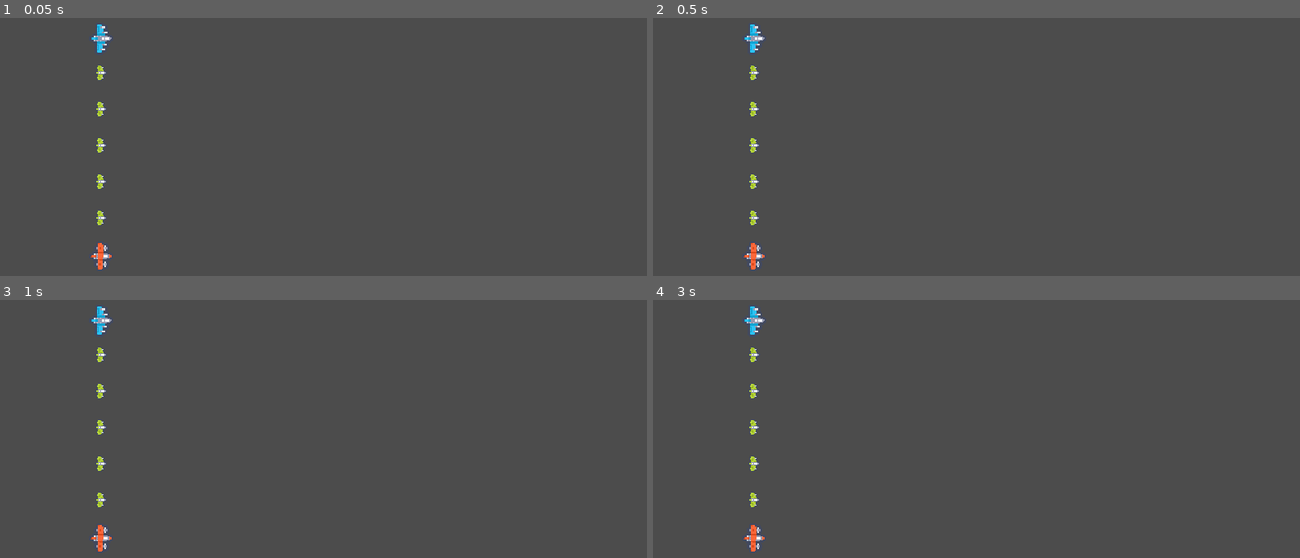
Above: before the commit, frames 1-4 (two rows, left to right).
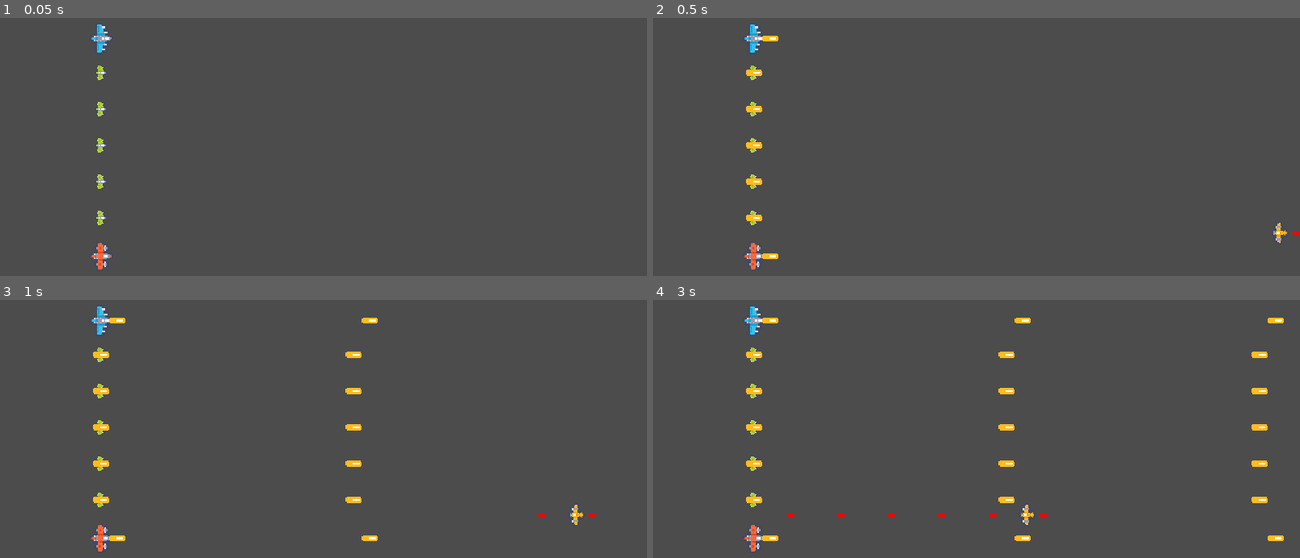
Above: after the commit, the same moments.

Repository: Extor3D/DestinysClan
Game: Godot game, scene res://TestScene.tscn
Two runs of this game, one before a commit and one after it. Both use one fixed random seed, a clock stepped at 60 frames per second and the inputs below.
Inputs:
- Up to frame 1 (0.05 s): no input
- Up to frame 2 (0.5 s): no input
- Up to frame 3 (1 s): no input
- Up to frame 4 (3 s): no input

Frame 1 is identical in both runs. In frame 2, 0.5% of the frame differs, in the area x 14-100%, y 6-94%; in frame 3, 0.9%; in frame 4, 1.4%, in the area x 14-98%, y 6-94%.

Commit message:
Las naves disparan por defecto, agrego un enemigo que dispara y las reacciones de los disparos funcionan

Diff:
--- /dev/null
+++ b/SpaceshipHarem/Enemies/Enemy.tscn
@@ -0,0 +1,26 @@
+[gd_scene load_steps=4 format=2]
+
+[ext_resource path="res://Enemies/Sprites/ship_0011.png" type="Texture" id=1]
+[ext_resource path="res://Enemies/Scripts/Enemy.gd" type="Script" id=2]
+
+[sub_resource type="CapsuleShape2D" id=1]
+radius = 4.0
+height = 8.0
+
+[node name="Enemy" type="KinematicBody2D"]
+collision_layer = 4
+collision_mask = 3
+script = ExtResource( 2 )
+
+[node name="Sprite" type="Sprite" parent="."]
+rotation = -1.5708
+texture = ExtResource( 1 )
+
+[node name="CollisionShape2D" type="CollisionShape2D" parent="."]
+shape = SubResource( 1 )
+
+[node name="ShotTimer" type="Timer" parent="."]
+wait_time = 0.5
+autostart = true
+
+[connection signal="timeout" from="ShotTimer" to="." method="_on_ShotTimer_timeout"]
--- /dev/null
+++ b/SpaceshipHarem/Enemies/EnemyShot.tscn
@@ -0,0 +1,22 @@
+[gd_scene load_steps=4 format=2]
+
+[ext_resource path="res://Player/Sprites/shot_0001.png" type="Texture" id=1]
+[ext_resource path="res://Enemies/Scripts/EnemyShot.gd" type="Script" id=2]
+
+[sub_resource type="CapsuleShape2D" id=1]
+radius = 0.999993
+height = 4.00001
+
+[node name="EnemyShot" type="KinematicBody2D"]
+collision_layer = 8
+script = ExtResource( 2 )
+
+[node name="Sprite" type="Sprite" parent="."]
+modulate = Color( 0.964706, 0.0235294, 0, 1 )
+rotation = -1.5708
+scale = Vector2( 0.5, 0.5 )
+texture = ExtResource( 1 )
+
+[node name="CollisionShape2D" type="CollisionShape2D" parent="."]
+rotation = 1.5708
+shape = SubResource( 1 )
--- /dev/null
+++ b/SpaceshipHarem/Enemies/Scripts/Enemy.gd
@@ -0,0 +1,26 @@
+extends KinematicBody2D
+
+export(float) var speed = 100
+export(int) var health = 10
+export(float) var cadence = 0.5
+var shot_scene = preload("res://Enemies/EnemyShot.tscn")
+
+func _physics_process(delta):
+	var coll = move_and_collide(Vector2(-speed * delta, 0))
+	if coll:
+		var shot = coll.get_collider()
+		health -= shot.damage
+		shot.queue_free()
+		if health <= 0:
+			queue_free()
+
+
+func _on_ShotTimer_timeout():
+	#Add sound here
+	create_shot(global_position + Vector2($Sprite.texture.get_width()/2, 0))
+	$ShotTimer.start(cadence)
+
+func create_shot(p: Vector2):
+	var shot = shot_scene.instance()
+	shot.position = p
+	get_tree().root.add_child(shot)
--- /dev/null
+++ b/SpaceshipHarem/Enemies/Scripts/EnemyShot.gd
@@ -0,0 +1,7 @@
+extends KinematicBody2D
+
+export(float) var speed = -200
+export(int) var damage = 1
+
+func _physics_process(delta):
+	move_and_collide(Vector2(speed * delta, 0))
--- a/SpaceshipHarem/Player/Formations/LForm.tscn
+++ b/SpaceshipHarem/Player/Formations/LForm.tscn
@@ -14,10 +14,10 @@
 shape = SubResource( 1 )
 
 [node name="End2" type="Area2D" parent="."]
-position = Vector2( 56, 106 )
+position = Vector2( 68, 119 )
 
 [node name="CollisionShape2D" type="CollisionShape2D" parent="End2"]
 shape = SubResource( 2 )
 
 [node name="CollisionPolygon2D" type="CollisionPolygon2D" parent="."]
-polygon = PoolVector2Array( -31, -28, 28, -28, 28, 81, 84, 80, 85, 129, -31, 134 )
+polygon = PoolVector2Array( -31, -28, 28, -28, 28, 96, 95, 97, 95, 146, -30, 147 )
--- a/SpaceshipHarem/Player/Player.tscn
+++ b/SpaceshipHarem/Player/Player.tscn
@@ -12,9 +12,15 @@
 script = ExtResource( 4 )
 
 [node name="Ship1" parent="." instance=ExtResource( 3 )]
+collision_mask = 13
+contacts_reported = 2
+contact_monitor = true
 sprite = ExtResource( 2 )
 
 [node name="Ship2" parent="." instance=ExtResource( 3 )]
+collision_mask = 13
+contacts_reported = 2
+contact_monitor = true
 side = 1
 sprite = ExtResource( 1 )
 
@@ -27,3 +33,10 @@
 visible = false
 
 [node name="LForm" parent="Formations" instance=ExtResource( 7 )]
+visible = false
+
+[node name="ShotTimer" type="Timer" parent="."]
+wait_time = 0.5
+autostart = true
+
+[connection signal="timeout" from="ShotTimer" to="." method="_on_ShotTimer_timeout"]
--- a/SpaceshipHarem/Player/Scripts/Player.gd
+++ b/SpaceshipHarem/Player/Scripts/Player.gd
@@ -1,13 +1,18 @@
 extends Node2D
 
 export var starting_ships = 5
+export var health = 5
 export var softness = 0.1
 export var bias = 0
+export var cadence = 0.5
+
 var ships : Array
 var ship_scene = preload("res://Player/SmallShip.tscn")
 var chain_scene = preload("res://Player/Chain.tscn")
+var shot_scene = preload("res://Player/Shot.tscn")
 
 func _ready():
+	$ShotTimer.start(cadence)
 	var nextPosition = $Ship1.position
 
 	#Variable of node a
@@ -54,11 +59,32 @@
 	j.set_node_b(NodePath($Ship2.get_path()))
 
 func _physics_process(delta):
+	if collide_with_enemies() or collide_with_bullets():
+		health -= 1
+
 	for f in $Formations.get_children():
-		var s = 1 + (starting_ships*0.1 - 0.5 )
+		var s = 1 + (starting_ships * 0.1 - 0.5 )
 		f.position = get_higher_ship()
 		f.scale = Vector2(s, s)
 		is_formation_done(f)
+
+func collide_with_bullets():
+	var bodies = $Ship1.get_colliding_bodies() + $Ship2.get_colliding_bodies()
+	for b in bodies:
+		if b.get_collision_layer() == 8:
+			b.queue_free()
+			return true
+
+	return false
+
+func collide_with_enemies():
+	var bodies = $Ship1.get_colliding_bodies() + $Ship2.get_colliding_bodies()
+	for b in bodies:
+		if b.get_collision_layer() == 4:
+			b.queue_free()
+			return true
+
+	return false
 
 func get_higher_ship():
 	if $Ship1.position.y < $Ship2.position.y:
@@ -88,7 +114,6 @@
 	return lerp(get_node(s.get_node_a()).position, get_node(s.get_node_b()).position, 0.5)
 
 func array_is_included_in_array(array1, array2):
-	#if array1.size() != array2.size(): return false
 	for item in array1:
 		if !array2.has(item): return false
 		if array1.count(item) != array2.count(item): return false
@@ -102,4 +127,18 @@
 		var ship2_in_1 = formation.get_node("End1").overlaps_body($Ship2)
 		var ship2_in_2 = formation.get_node("End2").overlaps_body($Ship2)
 		if (ship1_in_1 and ship2_in_2) or (ship1_in_2 and ship2_in_1):
-			print("Formation!")
+			print(formation)
+
+
+func _on_ShotTimer_timeout():
+	#Add sound here
+	create_shot($Ship1.global_position + Vector2($Ship1/ShipSprite.texture.get_width()/2, 0))
+	create_shot($Ship2.global_position + Vector2($Ship2/ShipSprite.texture.get_width()/2, 0))
+	for s in ships:
+		create_shot(s.global_position)
+	$ShotTimer.start(cadence)
+
+func create_shot(p: Vector2):
+	var shot = shot_scene.instance()
+	shot.position = p
+	get_tree().root.add_child(shot)
--- /dev/null
+++ b/SpaceshipHarem/Player/Scripts/Shot.gd
@@ -0,0 +1,7 @@
+extends KinematicBody2D
+
+export(float) var speed = 500
+export(int) var damage = 1
+
+func _physics_process(delta):
+	move_and_collide(Vector2(speed * delta, 0))
--- /dev/null
+++ b/SpaceshipHarem/Player/Shot.tscn
@@ -0,0 +1,21 @@
+[gd_scene load_steps=4 format=2]
+
+[ext_resource path="res://Player/Sprites/shot_0001.png" type="Texture" id=1]
+[ext_resource path="res://Player/Scripts/Shot.gd" type="Script" id=2]
+
+[sub_resource type="CapsuleShape2D" id=1]
+radius = 6.0
+height = 8.0
+
+[node name="Shot" type="KinematicBody2D"]
+collision_layer = 2
+collision_mask = 4
+script = ExtResource( 2 )
+
+[node name="CollisionShape2D" type="CollisionShape2D" parent="."]
+rotation = 1.5708
+shape = SubResource( 1 )
+
+[node name="Sprite" type="Sprite" parent="."]
+rotation = 1.5708
+texture = ExtResource( 1 )
--- a/SpaceshipHarem/TestScene.tscn
+++ b/SpaceshipHarem/TestScene.tscn
@@ -1,8 +1,12 @@
-[gd_scene load_steps=2 format=2]
+[gd_scene load_steps=3 format=2]
 
 [ext_resource path="res://Player/Player.tscn" type="PackedScene" id=1]
+[ext_resource path="res://Enemies/Enemy.tscn" type="PackedScene" id=2]
 
 [node name="Node2D" type="Node2D"]
 
 [node name="Player" parent="." instance=ExtResource( 1 )]
 position = Vector2( 100, 30 )
+
+[node name="Enemy" parent="." instance=ExtResource( 2 )]
+position = Vector2( 670, 223 )
--- a/SpaceshipHarem/project.godot
+++ b/SpaceshipHarem/project.godot
@@ -32,6 +32,30 @@
 window/size/test_height=960
 window/stretch/mode="2d"
 window/stretch/aspect="keep"
+
+[importer_defaults]
+
+texture={
+"compress/bptc_ldr": 0,
+"compress/hdr_mode": 0,
+"compress/lossy_quality": 0.7,
+"compress/mode": 0,
+"compress/normal_map": 0,
+"detect_3d": false,
+"flags/anisotropic": false,
+"flags/filter": false,
+"flags/mipmaps": false,
+"flags/repeat": 0,
+"flags/srgb": 2,
+"process/HDR_as_SRGB": false,
+"process/fix_alpha_border": true,
+"process/invert_color": false,
+"process/normal_map_invert_y": false,
+"process/premult_alpha": false,
+"size_limit": 0,
+"stream": false,
+"svg/scale": 1.0
+}
 
 [input]
 
@@ -79,6 +103,9 @@
 [layer_names]
 
 2d_physics/layer_1="Player"
+2d_physics/layer_2="Player_Shots"
+2d_physics/layer_3="Enemies"
+2d_physics/layer_4="Enemy_Shots"
 
 [physics]
 
Binary file added: SpaceshipHarem/Enemies/Sprites/ship_0011.png
Not shown, added: SpaceshipHarem/Enemies/Sprites/ship_0011.png.import
Binary file added: SpaceshipHarem/Player/Sprites/shot_0001.png
Not shown, added: SpaceshipHarem/Player/Sprites/shot_0001.png.import
